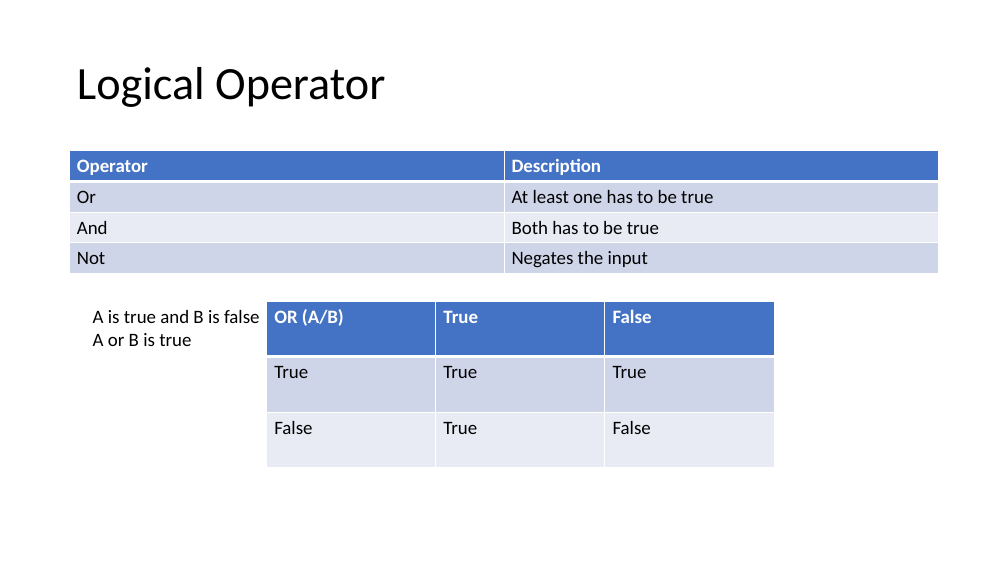
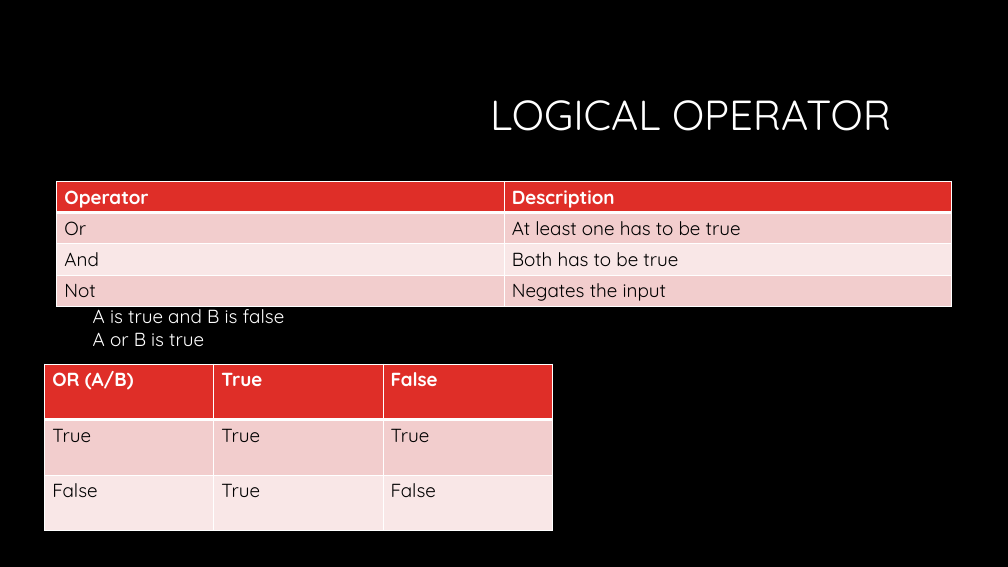
Before and after one commit to LuyangYin1/Python-for-everyone, a slide deck: slide 14 of Class-1/Python For Everyone.pptx. Drawn at 1008x567 pixels with LibreOffice and Linux fonts; fonts in the diff are those of the drawing; background and template pictures are left out. Boxes give left, top, right and bottom in pixels: in the first picture for what was removed or moved away, otherwise in the second. Text is boxed around its words. In the diff, an @@ line names an element or a change of style, - is before the commit and + after.

Commit message:
Updating the slides

```diff
--- a/Class-1/Python For Everyone.pptx
+++ b/Class-1/Python For Everyone.pptx
@@ background #FFFFFF to #000000 @@
@@ title at <box>490,100,891,131</box>: text changed; size 44 to 40 pt; font Calibri to Quicksand; text colour #000000 to #FFFFFF @@
-Logical Operator
+LOGICAL OPERATOR
@@ table at <box>57,181,952,305</box> @@
@@ fill #4472C4 to #DF2E28 in row 1 @@
@@ fill #CFD5EA to #F3CDCD in 4 cells @@
@@ fill #E9EBF5 to #F9E8E8 in row 3 @@
@@ font Calibri to Quicksand @@
@@ table: place and size @@
-table at <box>70,151,939,274</box>
+table at <box>57,181,952,305</box>
@@ text "A is true and B ..." at <box>93,304,285,347</box>: font Calibri to Quicksand, text colour #000000 to #FFFFFF @@
@@ table at <box>45,364,553,530</box> @@
@@ fill #4472C4 to #DF2E28 in row 1 @@
@@ fill #CFD5EA to #F3CDCD in row 2 @@
@@ fill #E9EBF5 to #F9E8E8 in row 3 @@
@@ font Calibri to Quicksand @@
@@ table: place and size @@
-table at <box>267,301,775,467</box>
+table at <box>45,364,553,530</box>
```
Also in this commit, not shown: 15 other slides changed.
